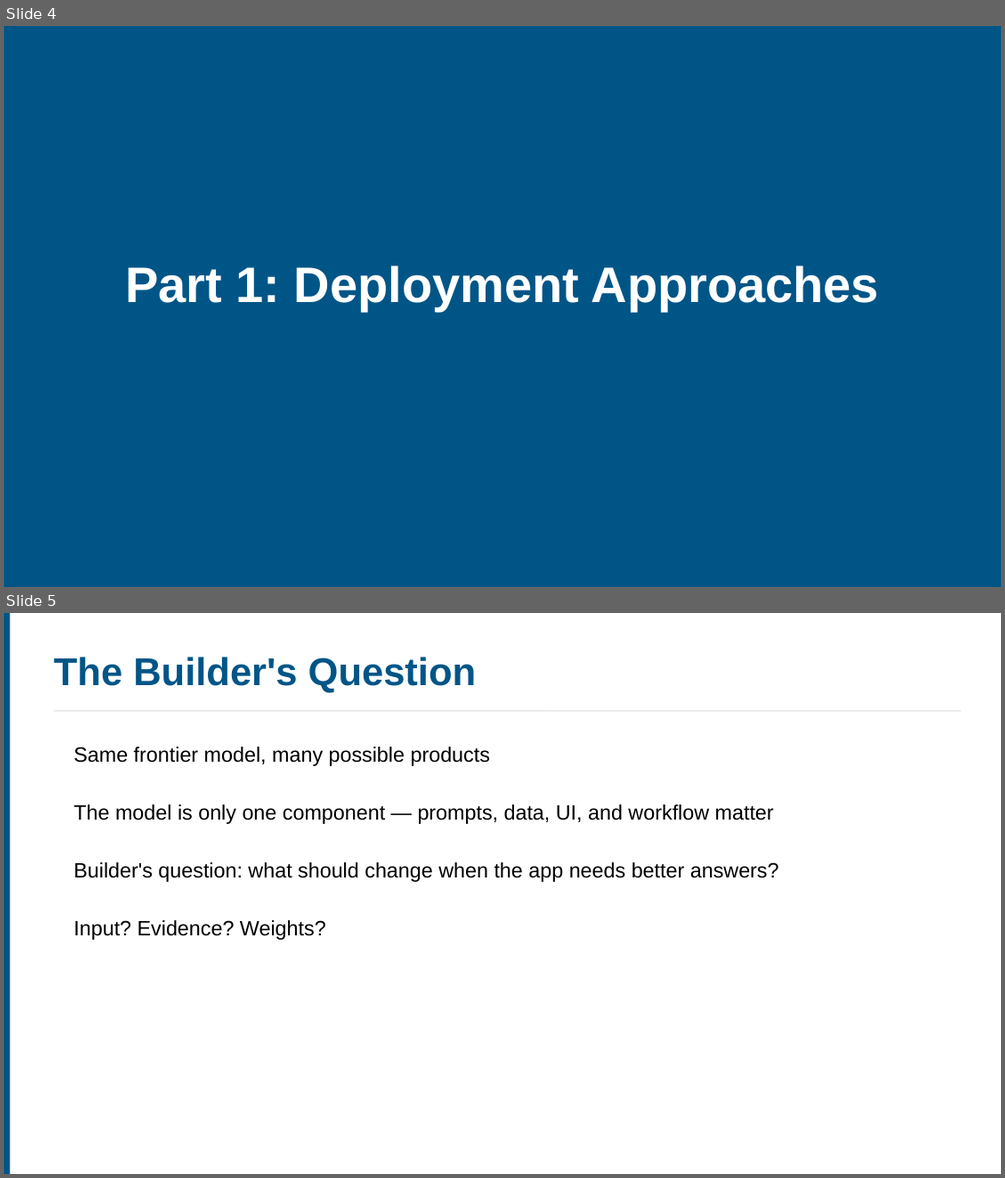
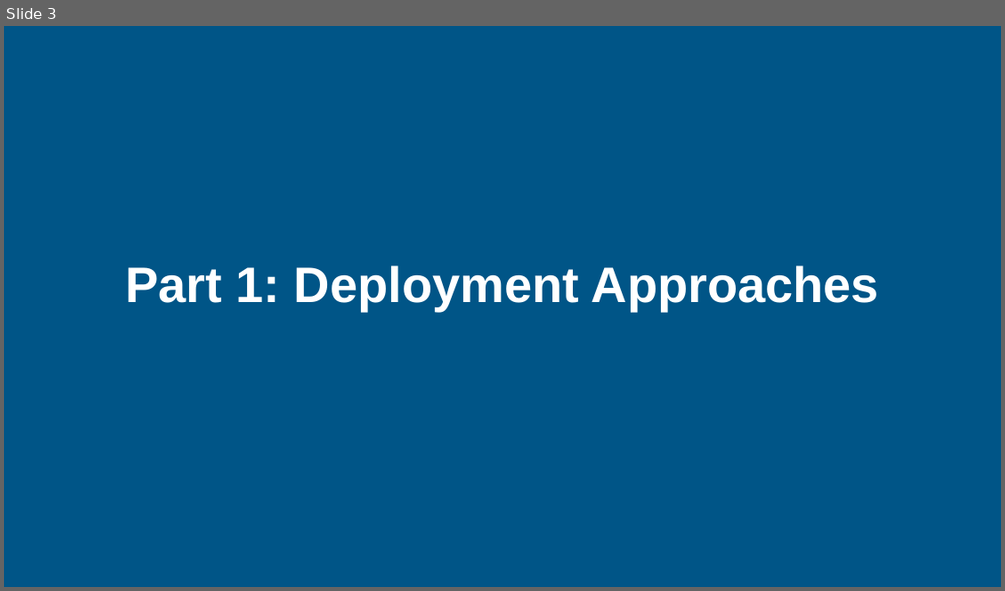
Before and after one commit to ucla-anderson-SSAI/SSAI, a slide deck: Slides/Week 8/Week8.pptx. Shown one above the other, each under a label of ours: slides 4 and 5 before the commit, slide 3 after it. The pictures are 1005x1178 and 1005x591 pixels, drawn with LibreOffice and Linux fonts; fonts in the diff are those of the drawing. Boxes give left, top, right and bottom in pixels: in the first picture for what was removed or moved away, otherwise in the second. Text is boxed around its words. In the diff, an @@ line names an element or a change of style, - is before the commit and + after.

```diff
--- a/Slides/Week 8/Week8.pptx
+++ b/Slides/Week 8/Week8.pptx
@@ slide 5 removed at <box>4,613,1001,1174</box>, background #FFFFFF @@
@@ rectangle removed at <box>4,613,10,1174</box> @@
@@ text removed at <box>54,657,476,693</box> @@
-The Builder's Question
@@ line removed from (54, 711) to (961, 711) @@
@@ text removed at <box>73,747,490,766</box> @@
-Same frontier model, many possible products
@@ text removed at <box>73,804,774,824</box> @@
-The model is only one component — prompts, data, UI, and workflow matter
@@ text removed at <box>73,862,779,882</box> @@
-Builder's question: what should change when the app needs better answers?
@@ text removed at <box>73,920,326,940</box> @@
-Input? Evidence? Weights?
@@ what was slide 4 is now slide 3 @@
```
Also in this commit, not shown: 8 slides changed, 12 slides added, 34 other slides removed, 8 other files.
